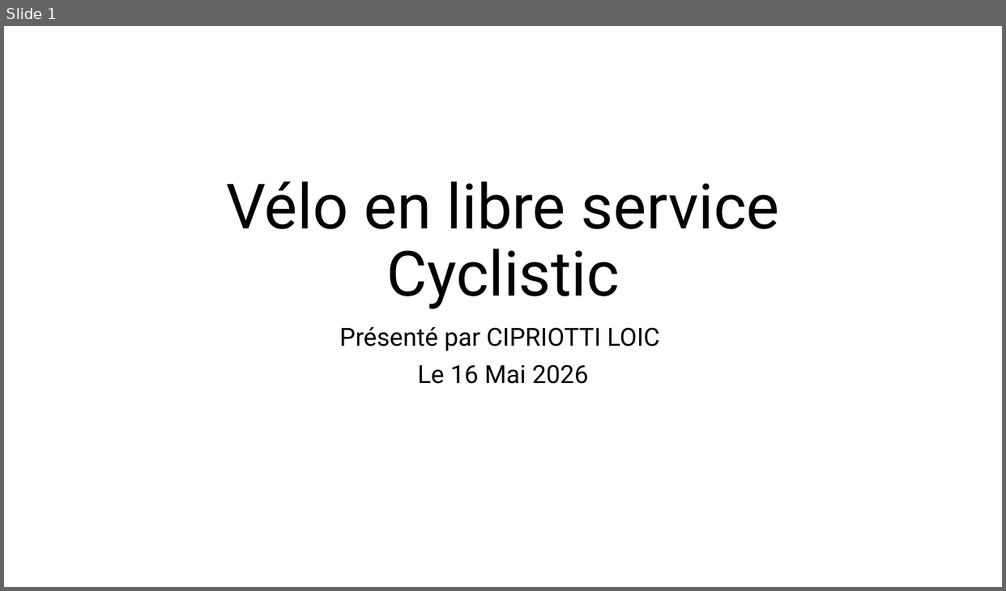
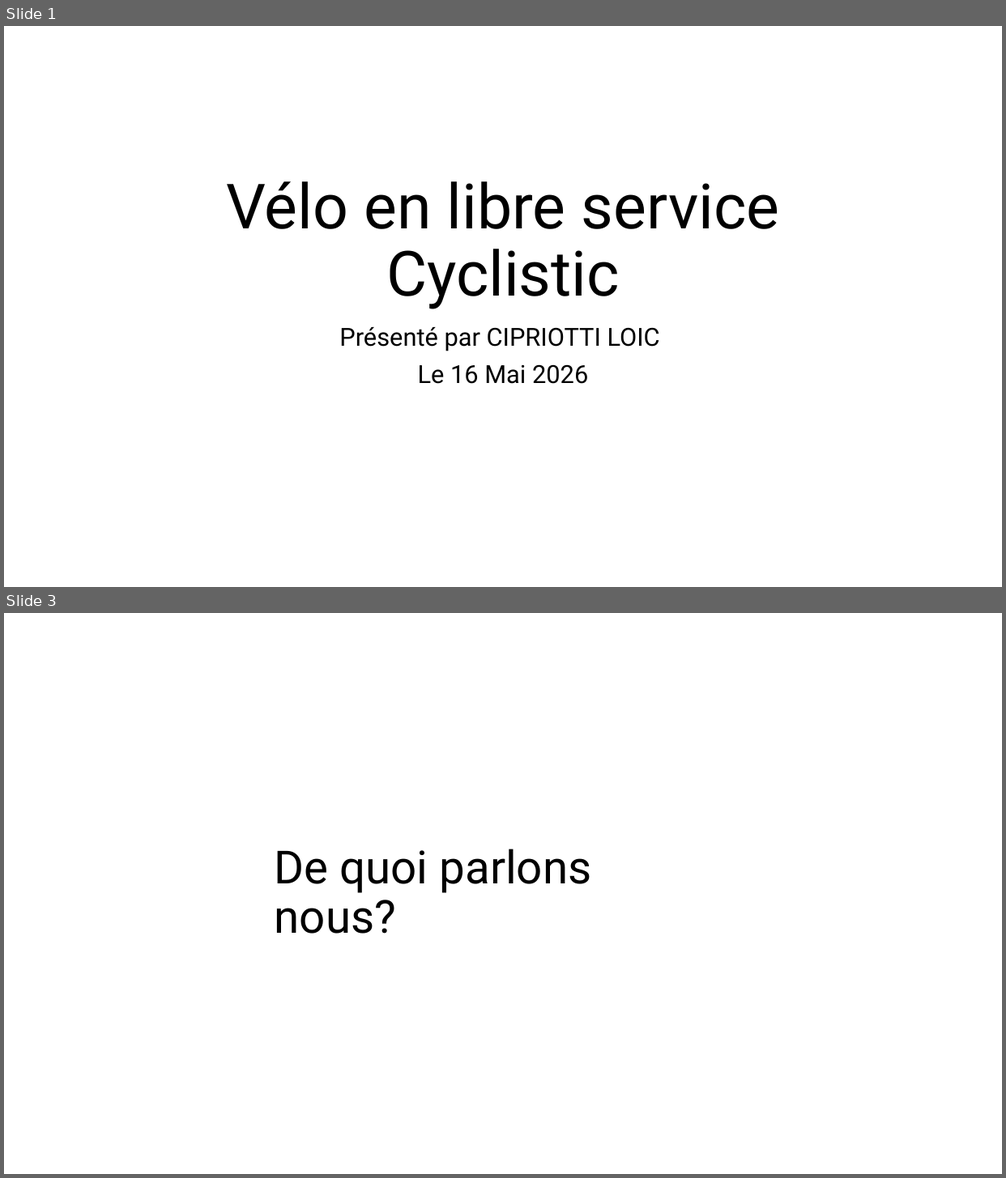
Before and after one commit to Loic0427/Data_etudes_de_cas, a slide deck: Velo en libre service/Etude_de_cas_cyclistic.pptx. Shown one above the other, each under a label of ours: slide 1 before the commit, slides 1 and 3 after it; the slides between them are not shown. The pictures are 1006x591 and 1006x1178 pixels, drawn with LibreOffice and Linux fonts; fonts in the diff are those of the drawing. Boxes give left, top, right and bottom in pixels: in the first picture for what was removed or moved away, otherwise in the second. Text is boxed around its words. In the diff, an @@ line names an element or a change of style, - is before the commit and + after.

```diff
--- a/Velo en libre service/Etude_de_cas_cyclistic.pptx
+++ b/Velo en libre service/Etude_de_cas_cyclistic.pptx
@@ slide 3 added at (4,613,1002,1174), background #FFFFFF @@
@@ title added at (275,849,592,934), 44 pt, text #000000 @@
+De quoi parlons nous?
```
Also in this commit, not shown: 9 other slides added, 4 slides removed, 6 other files.
